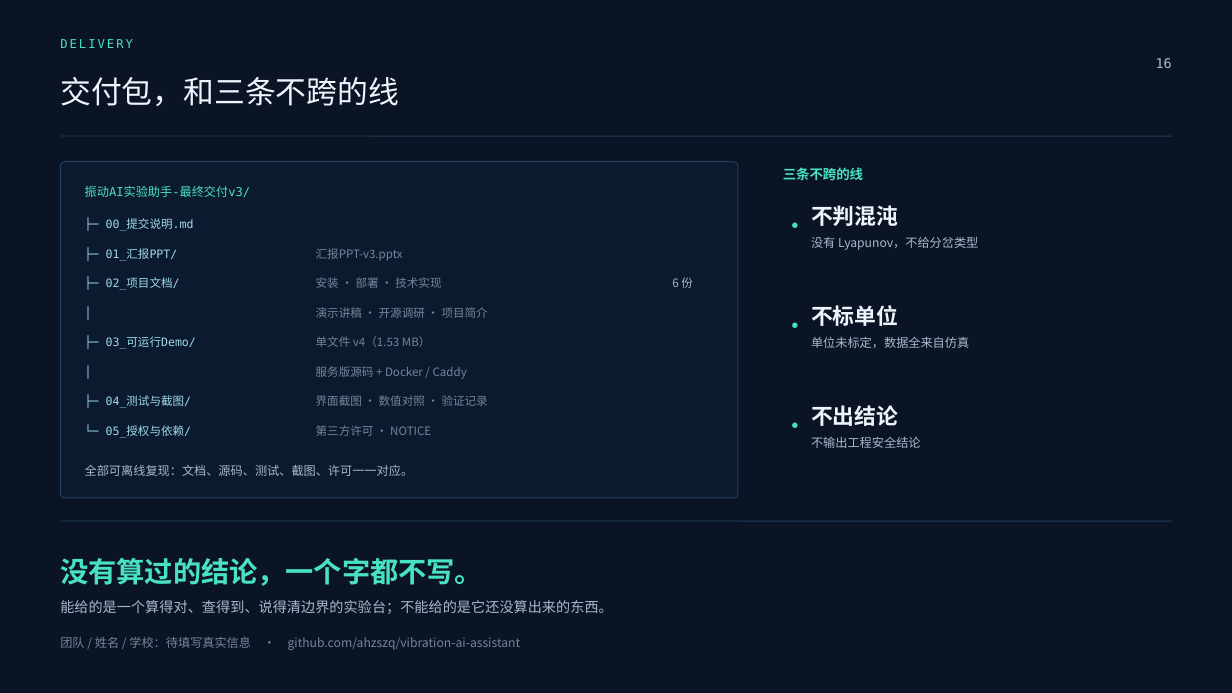
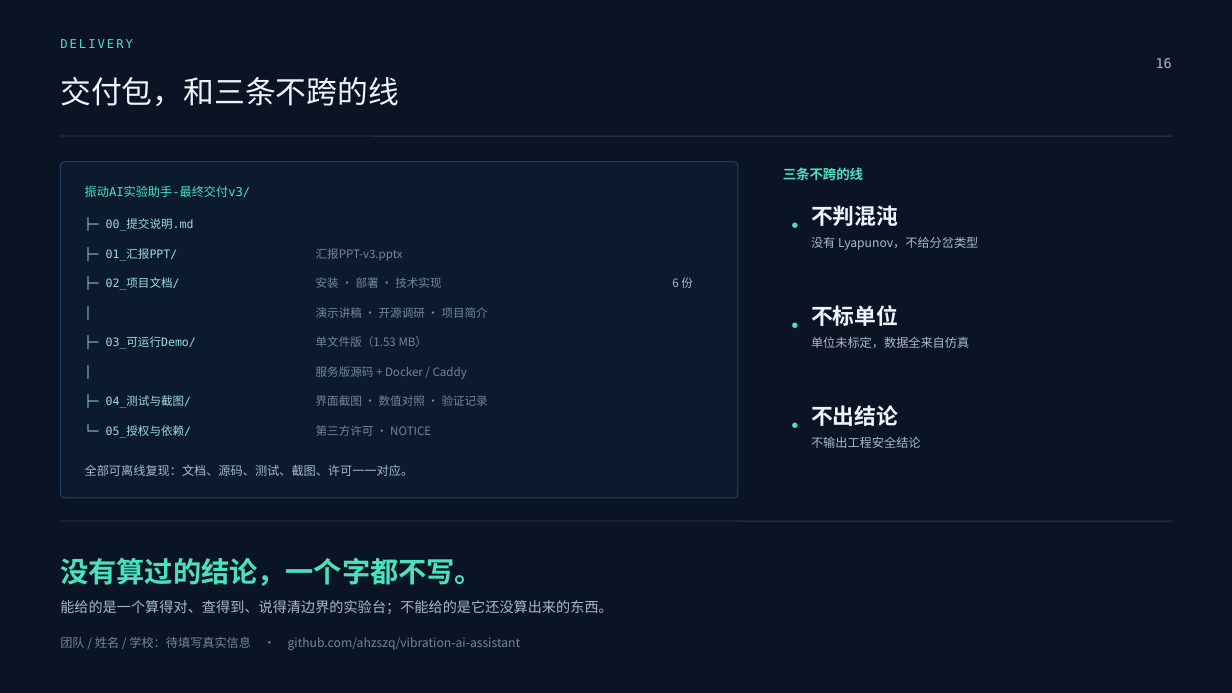
Before and after one commit to ahzszq/vibration-ai-assistant, a slide deck: slide 16 of 参赛材料/振动AI实验助手-汇报PPT-v3.pptx. Drawn at 1232x693 pixels with LibreOffice and Linux fonts; fonts in the diff are those of the drawing. Boxes give left, top, right and bottom in pixels: in the first picture for what was removed or moved away, otherwise in the second. Text is boxed around its words. In the diff, an @@ line names an element or a change of style, - is before the commit and + after.

Commit message:
单文件网页改名为 振动AI实验助手.html，同步所有文档与PPT引用

```diff
--- a/参赛材料/振动AI实验助手-汇报PPT-v3.pptx
+++ b/参赛材料/振动AI实验助手-汇报PPT-v3.pptx
@@ text at <box>316,336,428,347</box>: text changed @@
-单文件 v4（1.53 MB）
+单文件版（1.53 MB）
```
Also in this commit, not shown: 2 other slides changed, 10 other files.
